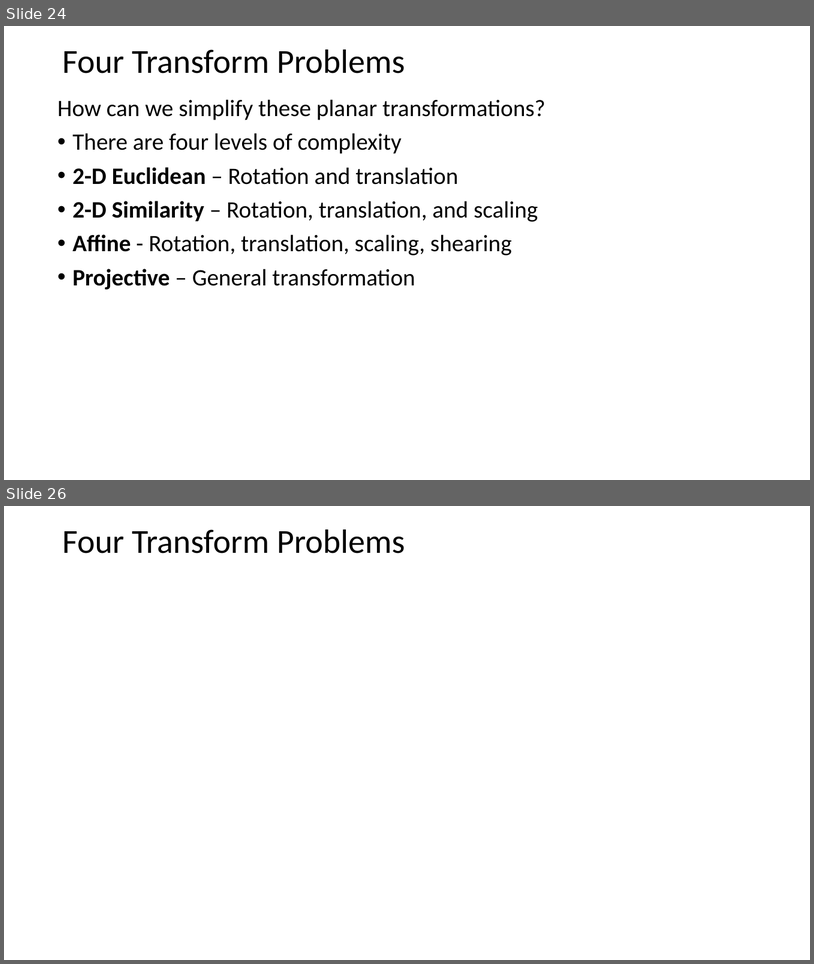
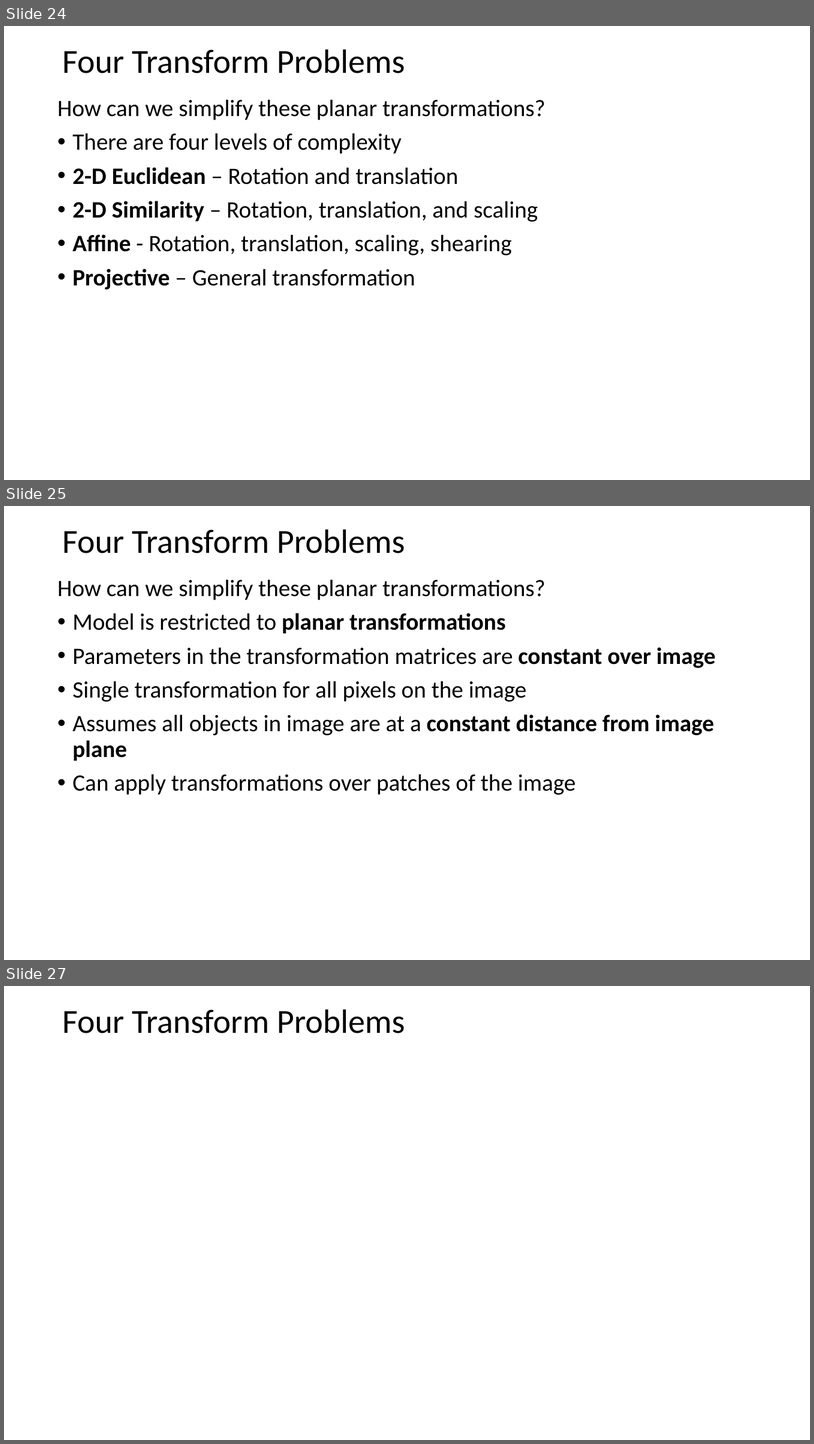
Before and after one commit to StephenElston/CSCI-E25, a slide deck: Slides/9_HomographyProjection.pptx. Shown one above the other, each under a label of ours: slides 24 and 26 before the commit, slides 24, 25 and 27 after it; the slides between them are not shown. The pictures are 814x964 and 814x1444 pixels, drawn with LibreOffice and Linux fonts; fonts in the diff are those of the drawing; grey boxes stand for pictures. Boxes give left, top, right and bottom in pixels: in the first picture for what was removed or moved away, otherwise in the second. Text is boxed around its words. In the diff, an @@ line names an element or a change of style, - is before the commit and + after.

```diff
--- a/Slides/9_HomographyProjection.pptx
+++ b/Slides/9_HomographyProjection.pptx
@@ slide 25 added at (x1=4, y1=506, x2=810, y2=960), background #FFFFFF @@
@@ title added at (x1=62, y1=529, x2=405, y2=553), 40 pt, text #000000 @@
+Four Transform Problems
@@ text added at (x1=57, y1=579, x2=716, y2=795), 28 pt, text #000000 @@
+How can we simplify these planar transformations?
+• Model is restricted to planar transformations
+• Parameters in the transformation matrices are constant over image
+• Single transformation for all pixels on the image
+• Assumes all objects in image are at a constant distance from image plane
+• Can apply transformations over patches of the image
@@ what was slide 26 is now slide 27 @@
```
Also in this commit, not shown: 7 slides changed, 1 other slide added.
